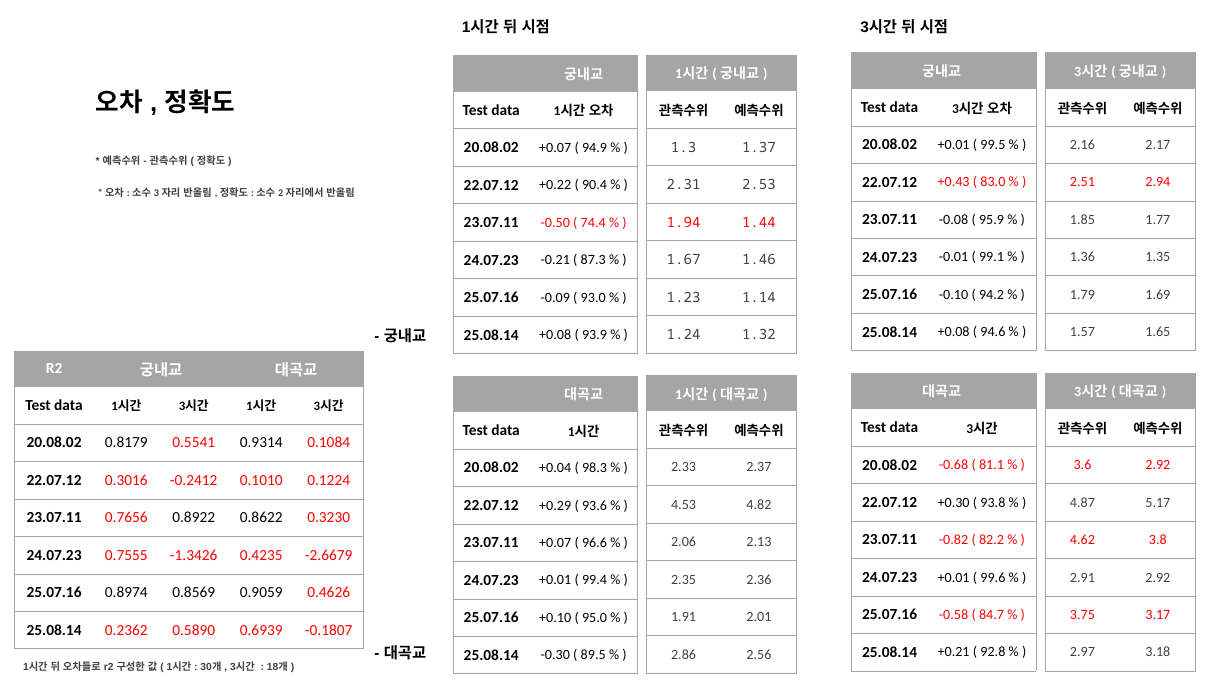
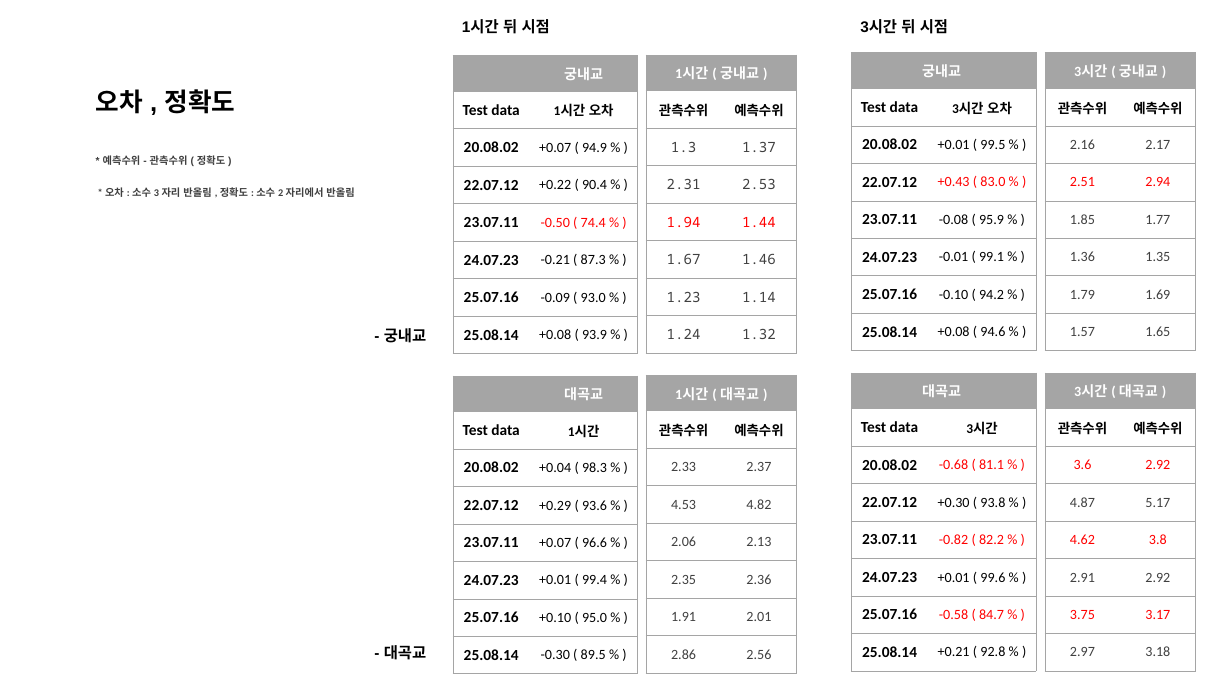
Before and after one commit to JEONGMIN0000/TrainDataCreater_LSTM, a slide deck: slide 52 of ParallelLSTM/result/탄천 수위예측 AI 성능 개선 결과.pptx. Drawn at 1232x693 pixels with LibreOffice and Linux fonts; fonts in the diff are those of the drawing. Boxes give left, top, right and bottom in pixels: in the first picture for what was removed or moved away, otherwise in the second. Text is boxed around its words. In the diff, an @@ line names an element or a change of style, - is before the commit and + after.

```diff
--- a/ParallelLSTM/result/탄천 수위예측 AI 성능 개선 결과.pptx
+++ b/ParallelLSTM/result/탄천 수위예측 AI 성능 개선 결과.pptx
@@ table removed at (x1=15, y1=351, x2=366, y2=650), 8 rows, 5 columns @@
-R2 | 궁내교 |  | 대곡교 | 
-Test data | 1시간 | 3시간 | 1시간 | 3시간
-20.08.02 | 0.8179 | 0.5541 | 0.9314 | 0.1084
-22.07.12 | 0.3016 | -0.2412 | 0.1010 | 0.1224
-23.07.11 | 0.7656 | 0.8922 | 0.8622 | 0.3230
-24.07.23 | 0.7555 | -1.3426 | 0.4235 | -2.6679
-25.07.16 | 0.8974 | 0.8569 | 0.9059 | 0.4626
-25.08.14 | 0.2362 | 0.5890 | 0.6939 | -0.1807
@@ text removed at (x1=23, y1=661, x2=288, y2=671) @@
-1시간 뒤 오차들로 r2 구성한 값 ( 1시간 : 30개 , 3시간 : 18개 )
```
Also in this commit, not shown: 1 slide added, 3 other files.
